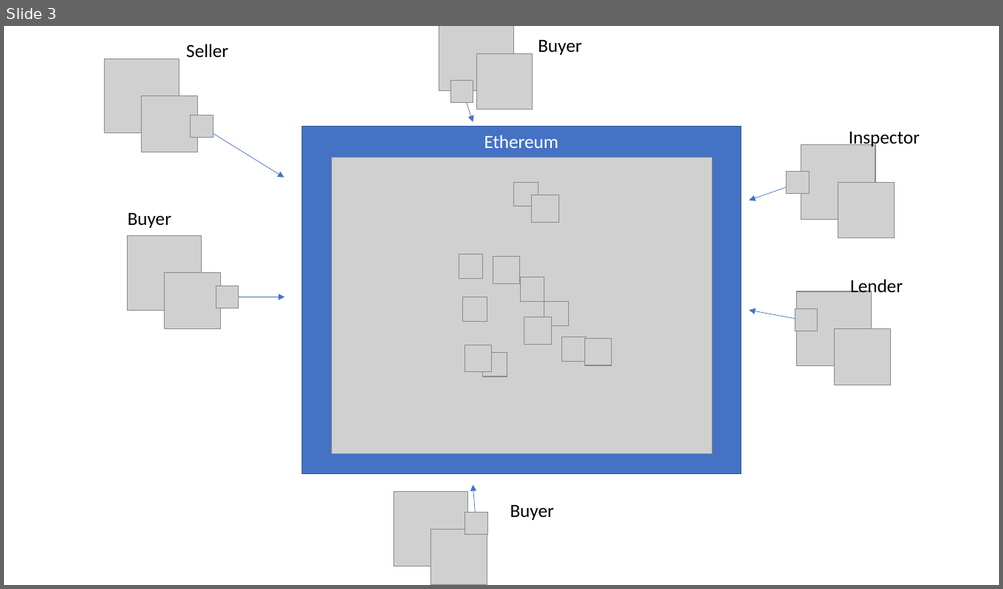
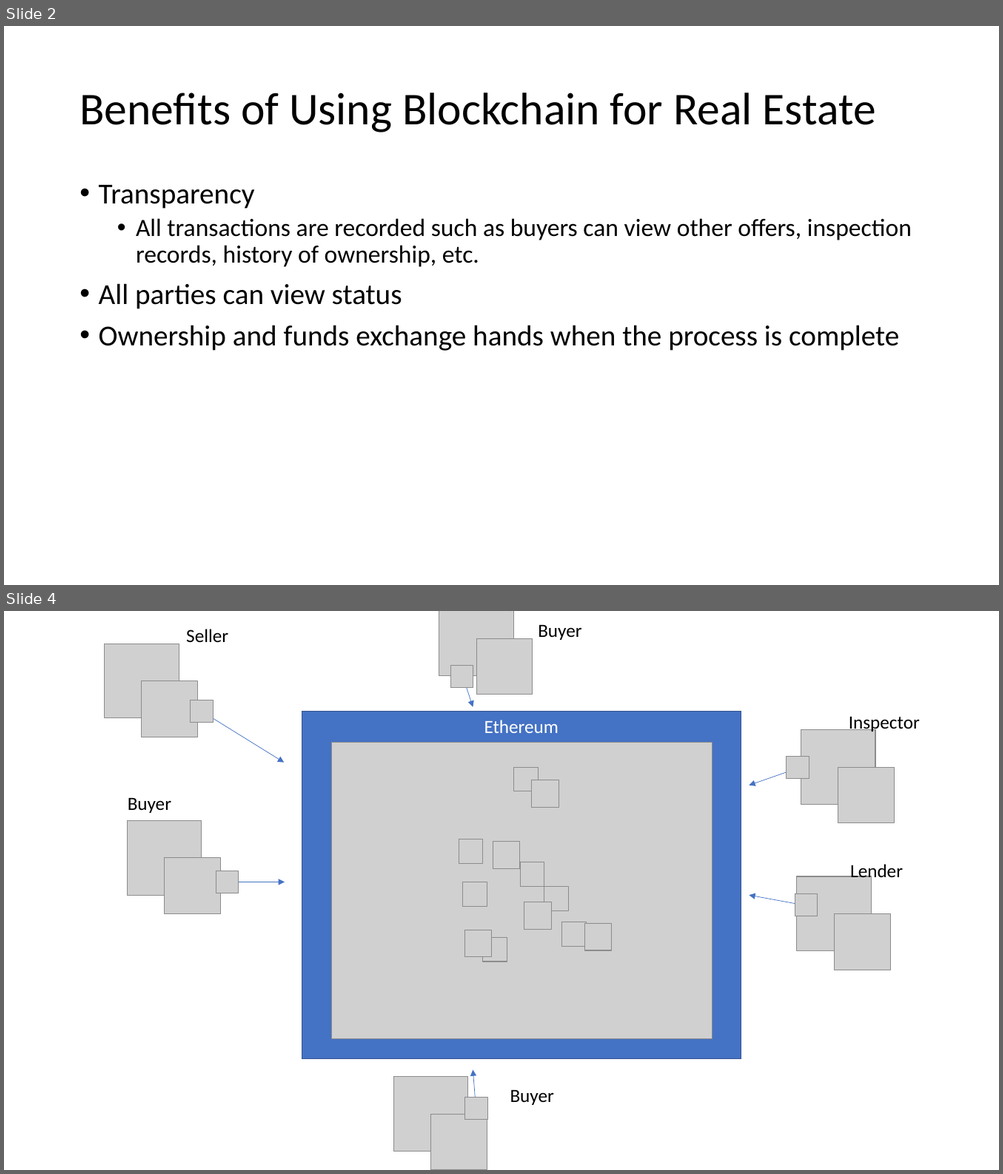
Before and after one commit to kevinclee26/decentralized_property_sale, a slide deck: images/property_sale.pptx. Shown one above the other, each under a label of ours: slide 3 before the commit, slides 2 and 4 after it; the slides between them are not shown. The pictures are 1003x589 and 1003x1174 pixels, drawn with LibreOffice and Linux fonts; fonts in the diff are those of the drawing; grey boxes stand for pictures. Boxes give left, top, right and bottom in pixels: in the first picture for what was removed or moved away, otherwise in the second. Text is boxed around its words. In the diff, an @@ line names an element or a change of style, - is before the commit and + after.

```diff
--- a/images/property_sale.pptx
+++ b/images/property_sale.pptx
@@ slide 2 added at bbox=[4, 26, 999, 585], background #FFFFFF @@
@@ title added at bbox=[79, 93, 876, 133], 44 pt, text #000000 @@
+Benefits of Using Blockchain for Real Estate
@@ text added at bbox=[99, 185, 911, 351], 24 pt, text #000000 @@
+• Transparency
+  • All transactions are recorded such as buyers can view other offers, inspection records, history of ownership, etc.
+• All parties can view status
+• Ownership and funds exchange hands when the process is complete
@@ what was slide 3 is now slide 4 @@
```
Also in this commit, not shown: 2 slides changed, 1 other file.
